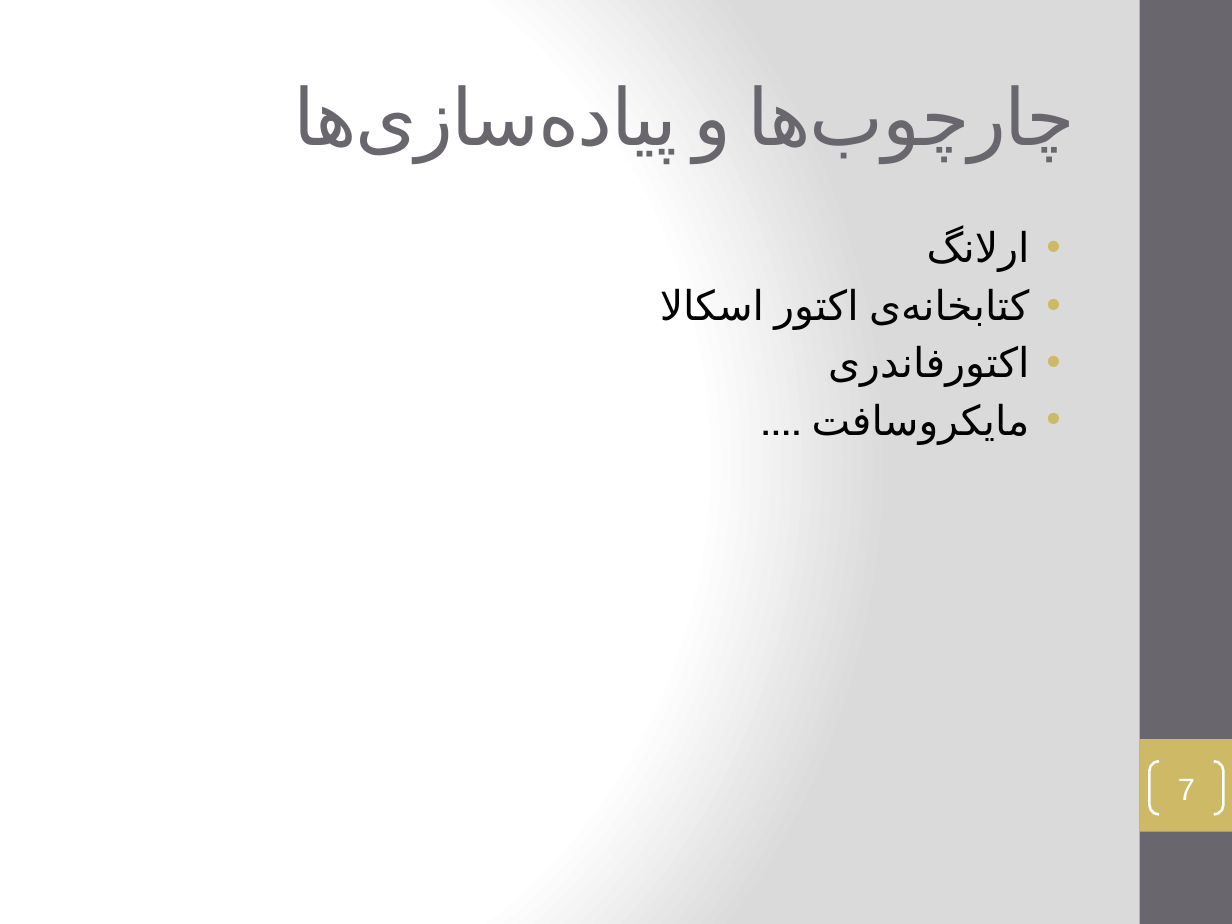
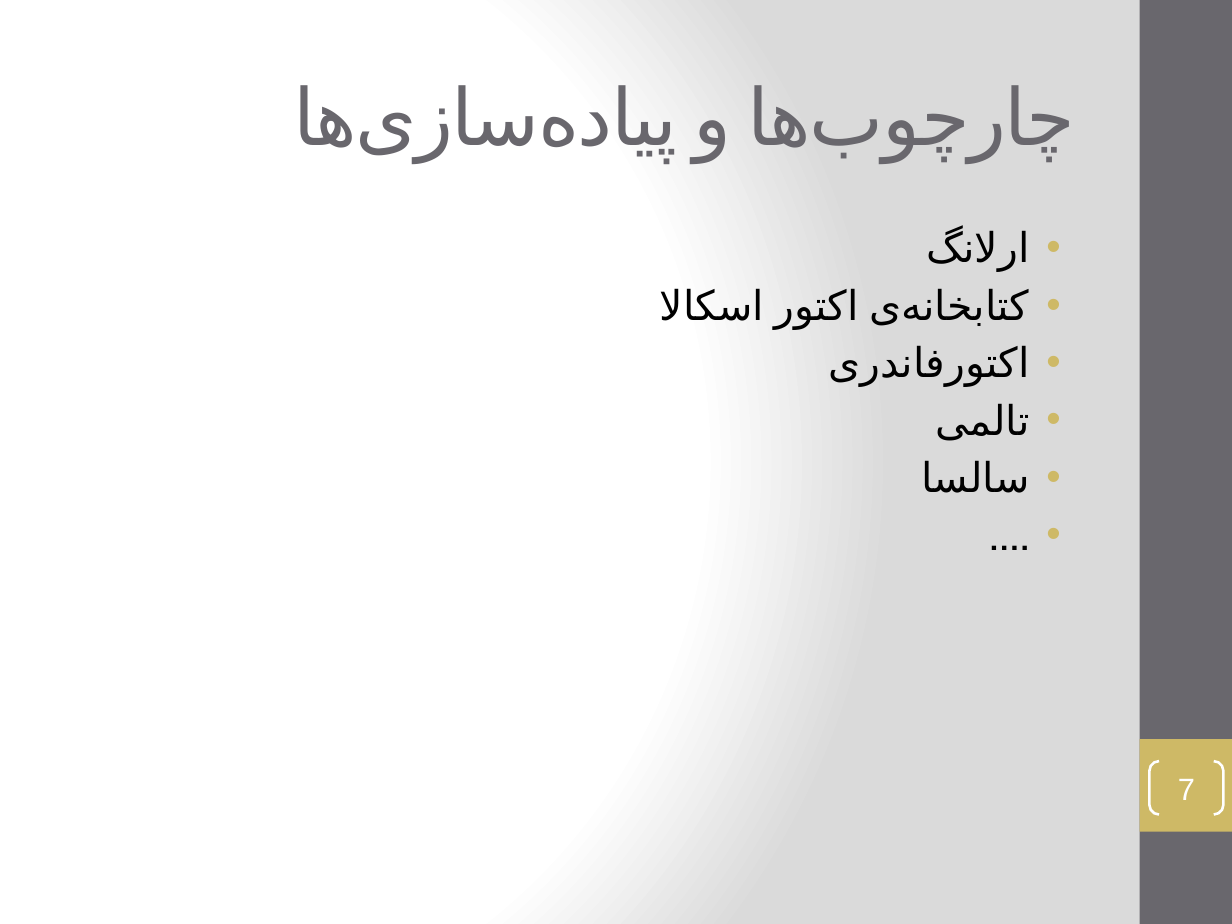
Before and after one commit to vidvid/Presentation, a slide deck: slide 7 of Thesis-Zoghi.pptx. Drawn at 1232x924 pixels with LibreOffice and Linux fonts; fonts in the diff are those of the drawing. Boxes give left, top, right and bottom in pixels: in the first picture for what was removed or moved away, otherwise in the second. Text is boxed around its words. In the diff, an @@ line names an element or a change of style, - is before the commit and + after.

```diff
--- a/Thesis-Zoghi.pptx
+++ b/Thesis-Zoghi.pptx
@@ text at box(921, 403, 1029, 493): text changed @@
-• مایکروسافت ....
+• تالمی
+• سالسا
+• ....
```
Also in this commit, not shown: 23 other slides changed, 8 slides added, 6 slides removed, 1 other file.
